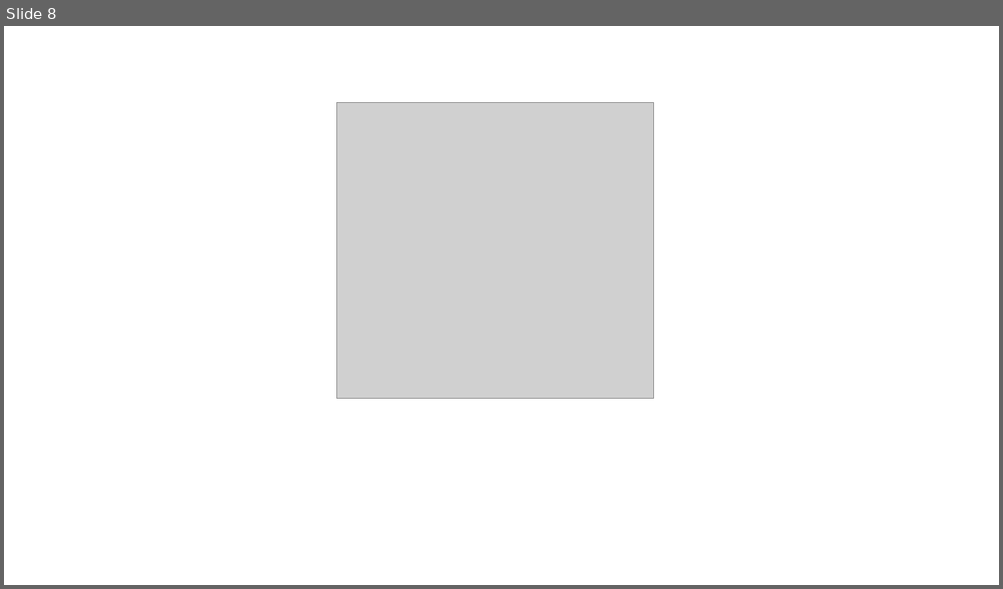
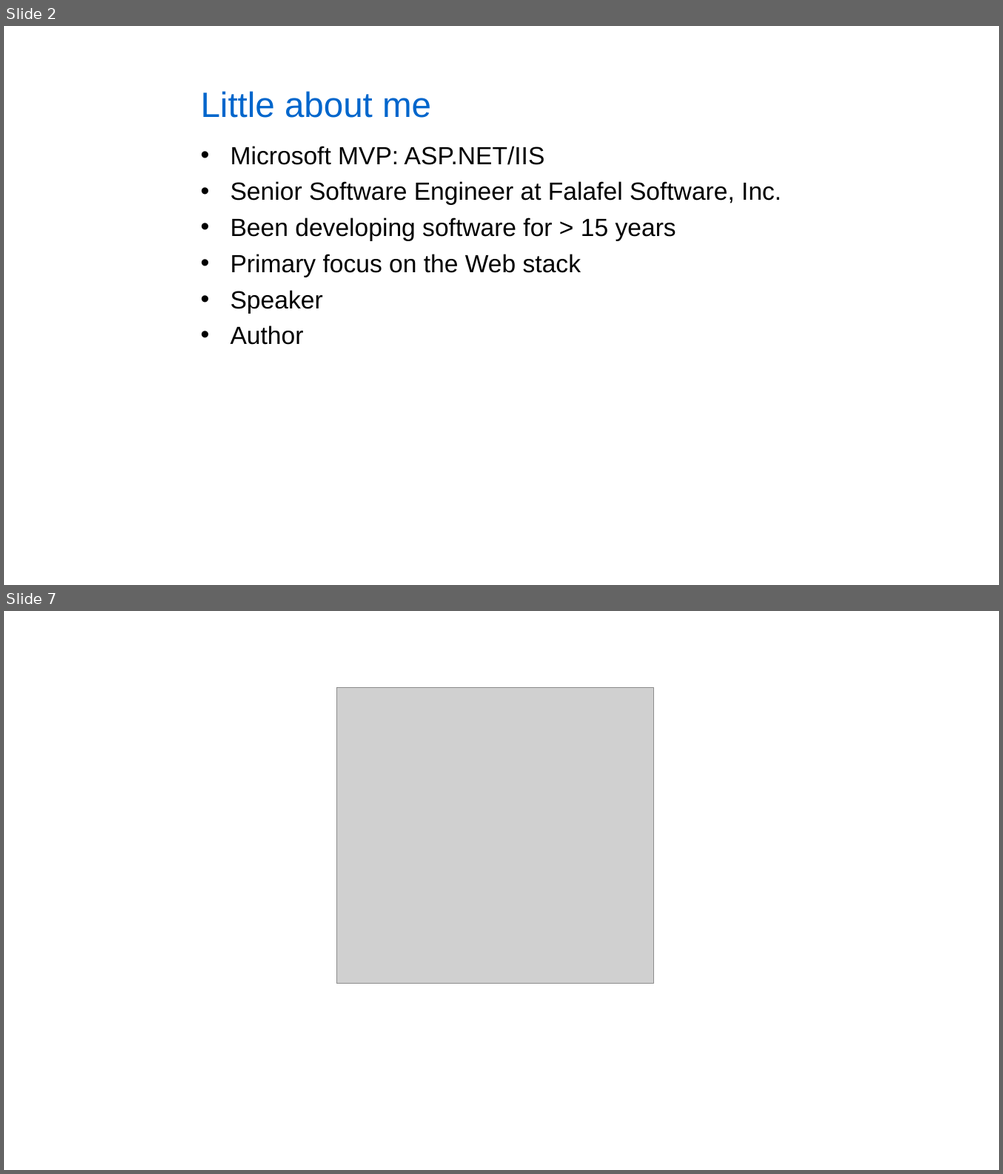
Before and after one commit to kburnell/EfCodeFirstMagicUnicornAndBeyond, a slide deck: EfMagicUnicornEdAndBeyond_SkylineTemplate.ppt. Shown one above the other, each under a label of ours: slide 8 before the commit, slides 2 and 7 after it; the slides between them are not shown. The pictures are 1003x589 and 1003x1174 pixels, drawn with LibreOffice and Linux fonts; fonts in the diff are those of the drawing; grey boxes stand for pictures; background and template pictures are left out. Boxes give left, top, right and bottom in pixels: in the first picture for what was removed or moved away, otherwise in the second. Text is boxed around its words. In the diff, an @@ line names an element or a change of style, - is before the commit and + after.

```diff
--- a/EfMagicUnicornEdAndBeyond_SkylineTemplate.ppt
+++ b/EfMagicUnicornEdAndBeyond_SkylineTemplate.ppt
@@ slide 2 added at (4, 26, 999, 585), background picture (left out) @@
@@ text added at (201, 91, 431, 118), 34 pt, text #0066CC @@
+Little about me
@@ text added at (230, 146, 781, 345), 24 pt, text #000000 @@
+• Microsoft MVP: ASP.NET/IIS
+• Senior Software Engineer at Falafel Software, Inc.
+• Been developing software for > 15 years
+• Primary focus on the Web stack
+• Speaker
+• Author
@@ what was slide 8 is now slide 7 @@
```
Also in this commit, not shown: 3 slides changed, 5 other slides added, 7 slides removed, 59 other files.
